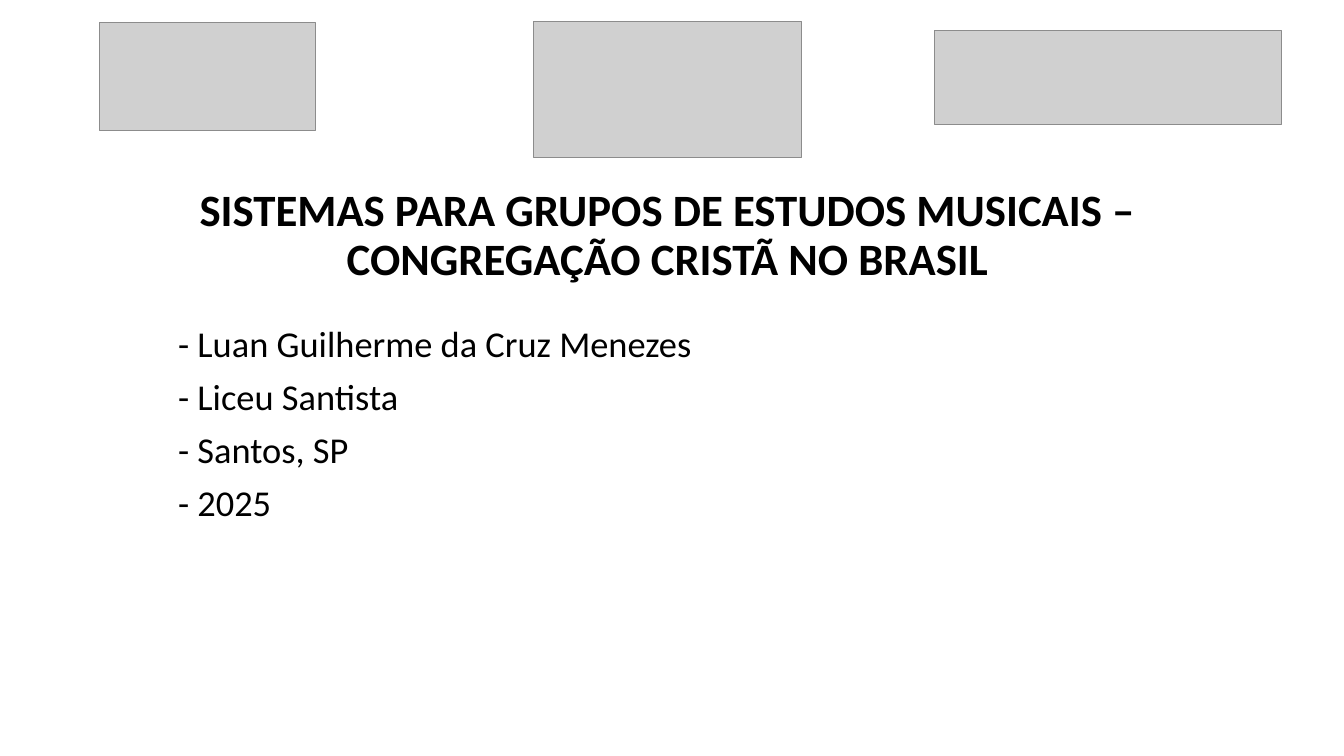
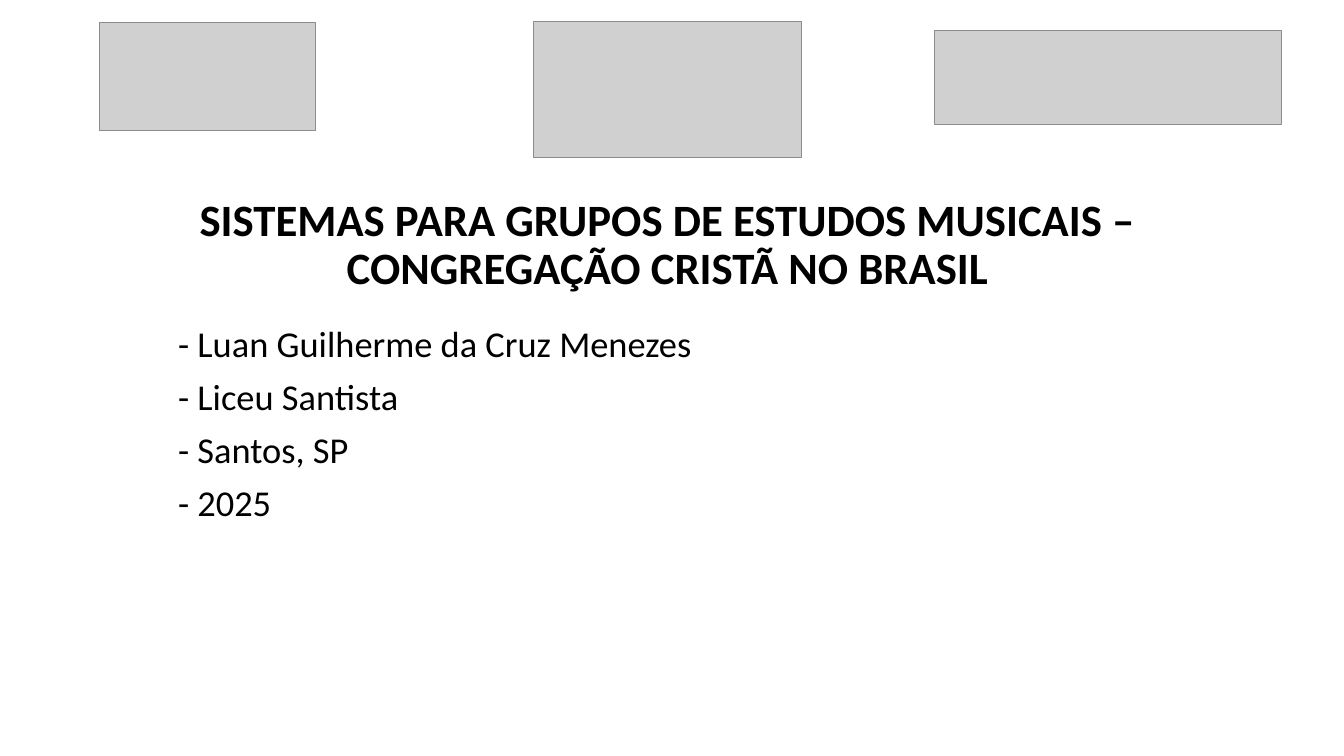
Before and after one commit to luanmenezesx/TCC-CCB, a slide deck: slide 1 of Modelo slides apresentação TCC.pptx. Drawn at 1344x756 pixels with LibreOffice and Linux fonts; fonts in the diff are those of the drawing; grey boxes stand for pictures. Boxes give left, top, right and bottom in pixels: in the first picture for what was removed or moved away, otherwise in the second. Text is boxed around its words. In the diff, an @@ line names an element or a change of style, - is before the commit and + after.

```diff
--- a/Modelo slides apresentação TCC.pptx
+++ b/Modelo slides apresentação TCC.pptx
@@ title "SISTEMAS PARA GRUPOS DE ESTUDOS ..." moved from (x1=200, y1=196, x2=1101, y2=283) to (x1=200, y1=206, x2=1101, y2=292) @@
```
Also in this commit, not shown: 9 other slides changed, 7 slides added, 3 slides removed, 13 other files.
